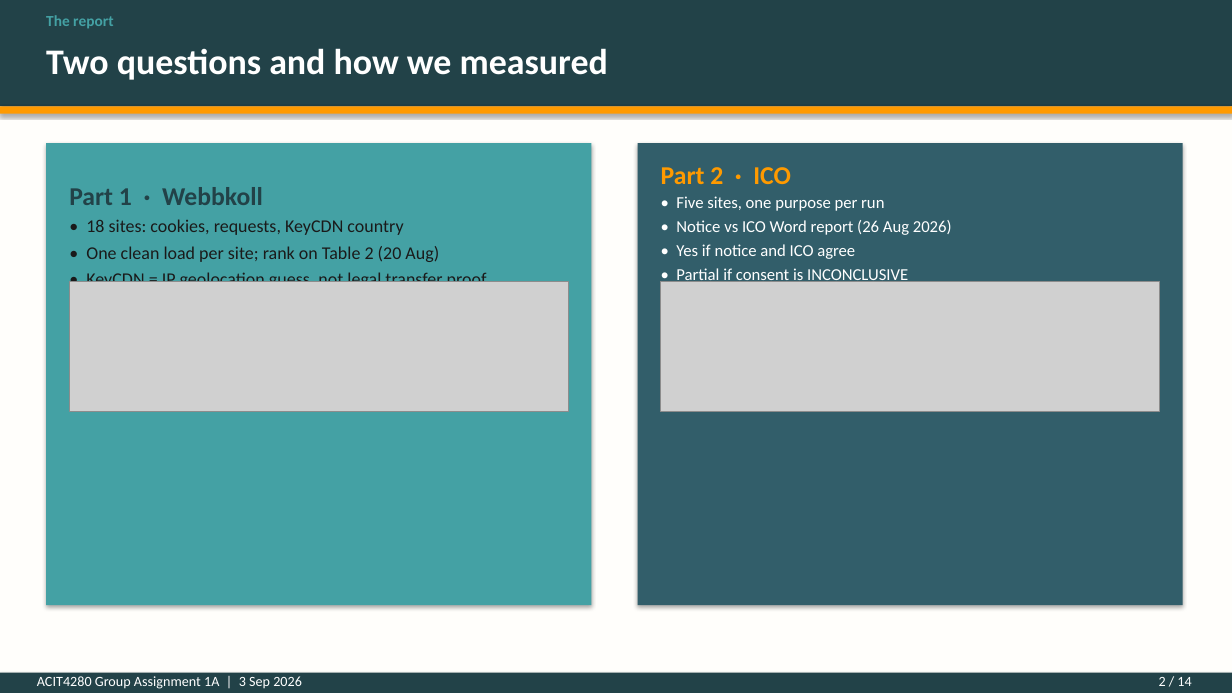
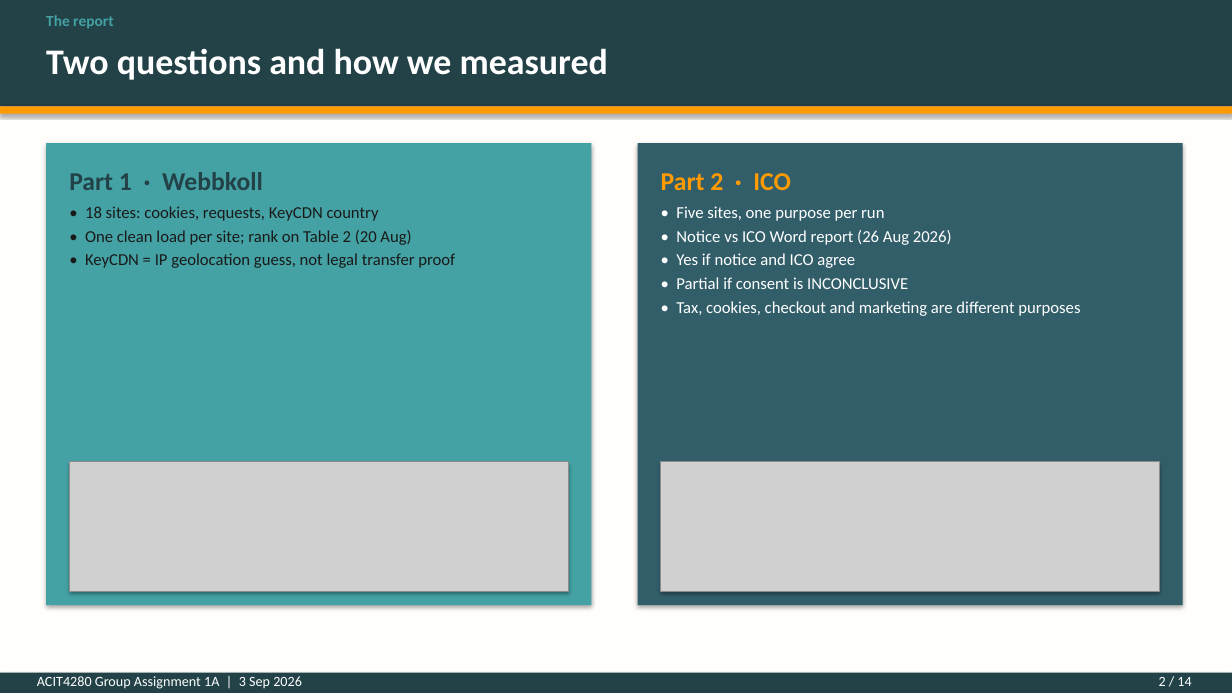
Before and after one commit to kasa031/Bacheloroppgave, a slide deck: slide 2 of ACIT4280_1A_presentation.pptx. Drawn at 1232x693 pixels with LibreOffice and Linux fonts; fonts in the diff are those of the drawing; grey boxes stand for pictures. Boxes give left, top, right and bottom in pixels: in the first picture for what was removed or moved away, otherwise in the second. Text is boxed around its words. In the diff, an @@ line names an element or a change of style, - is before the commit and + after.

```diff
--- a/ACIT4280_1A_presentation.pptx
+++ b/ACIT4280_1A_presentation.pptx
@@ text "Part 1 · Webbkoll": place and size @@
-text "Part 1 · Webbkoll" at bbox=[69, 187, 263, 205]
+text "Part 1 · Webbkoll" at bbox=[69, 172, 263, 190]
@@ text "Part 2 · ICO": place and size @@
-text "Part 2 · ICO" at bbox=[661, 167, 791, 184]
+text "Part 2 · ICO" at bbox=[661, 173, 791, 190]
@@ text "• 18 sites: cookies, requests, ...": place and size @@
-text "• 18 sites: cookies, requests, ..." at bbox=[86, 219, 487, 291]
+text "• 18 sites: cookies, requests, ..." at bbox=[85, 206, 455, 268]
@@ text "• 18 sites: cookies, requests, ..." at bbox=[85, 206, 455, 268]: size 14 to 13 pt; less space between paragraphs @@
@@ text "• Five sites, one purpose ..." rewrapped from bbox=[676, 196, 952, 285] to bbox=[676, 206, 1080, 316] @@
@@ picture: place and size @@
-picture at bbox=[69, 282, 568, 411]
+picture at bbox=[69, 462, 568, 592]
@@ rectangle added at bbox=[69, 462, 568, 592], fill #FFFFFF @@
@@ picture: place and size @@
-picture at bbox=[661, 282, 1160, 411]
+picture at bbox=[661, 462, 1160, 592]
@@ rectangle added at bbox=[661, 462, 1160, 592], fill #FFFFFF @@
```
Also in this commit, not shown: 4 other files.
